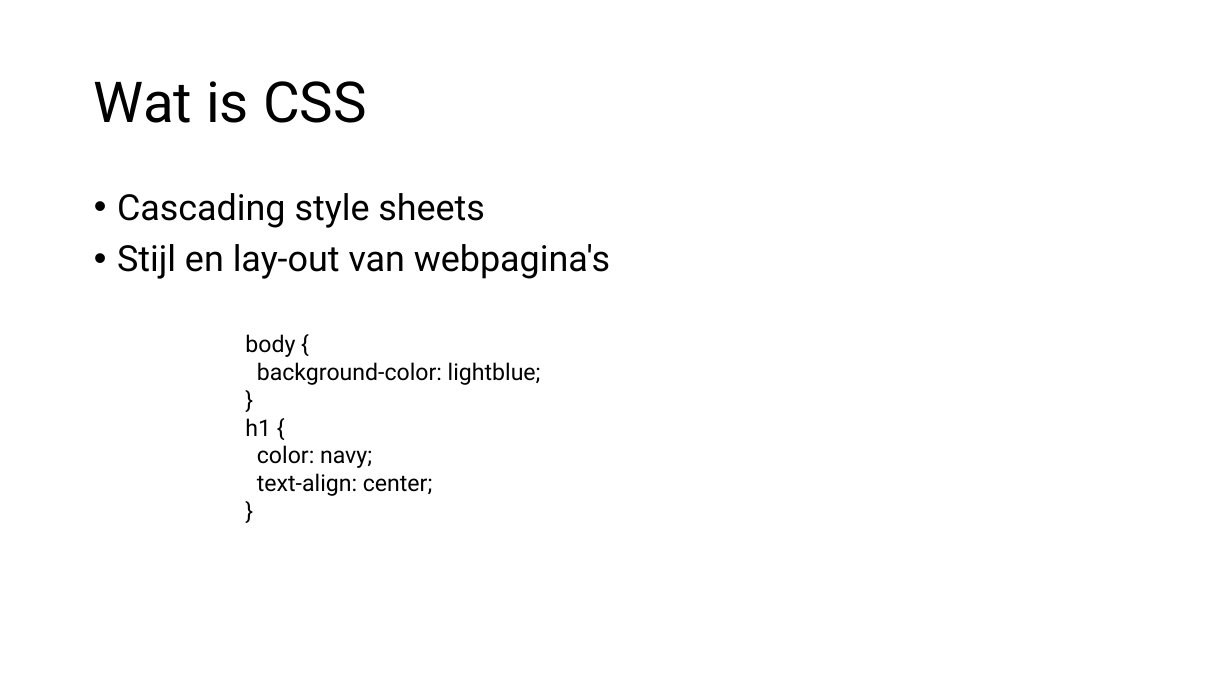
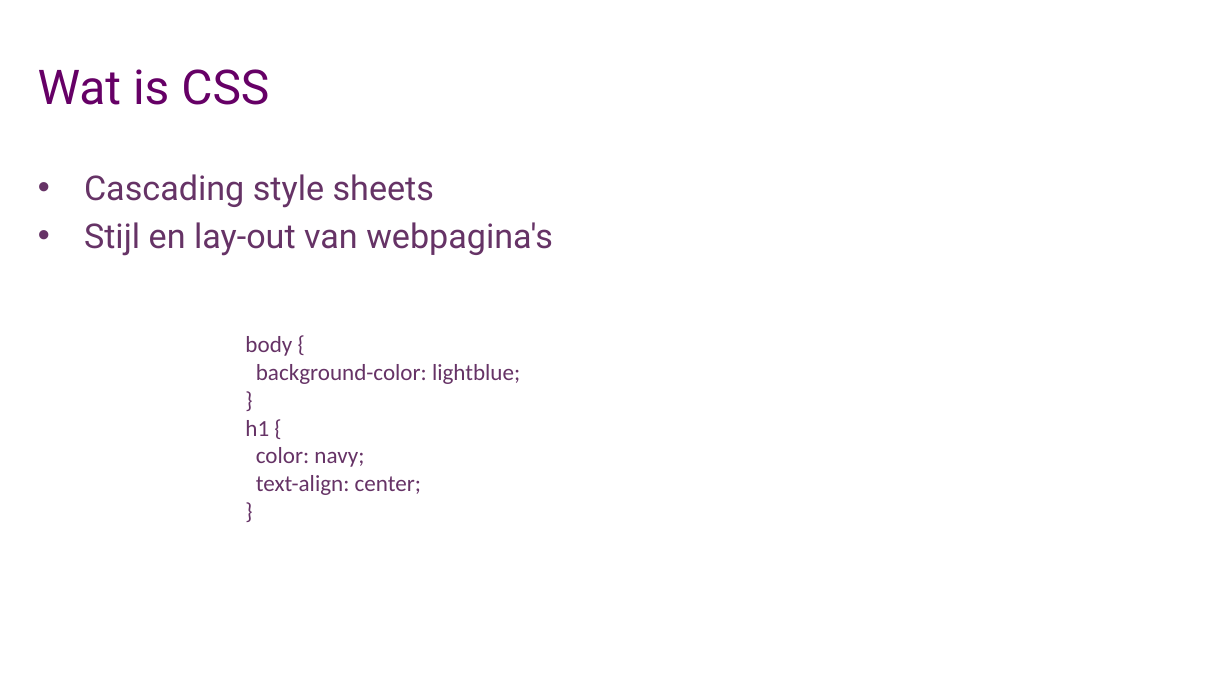
Before and after one commit to mandystoop/Webdesign, a slide deck: slide 5 of OnderzoeksframeworkHTMLCSS/HTMLCSS.pptx. Drawn at 1232x693 pixels with LibreOffice and Linux fonts; fonts in the diff are those of the drawing; background and template pictures are left out. Boxes give left, top, right and bottom in pixels: in the first picture for what was removed or moved away, otherwise in the second. Text is boxed around its words. In the diff, an @@ line names an element or a change of style, - is before the commit and + after.

```diff
--- a/OnderzoeksframeworkHTMLCSS/HTMLCSS.pptx
+++ b/OnderzoeksframeworkHTMLCSS/HTMLCSS.pptx
@@ title "Wat is CSS": place and size @@
-title "Wat is CSS" at (94, 81, 367, 123)
+title "Wat is CSS" at (38, 69, 269, 105)
@@ title "Wat is CSS" at (38, 69, 269, 105): size 44 to 37.3 pt, text colour #000000 to #660066; line spacing 0.9 to 1 @@
@@ text "Cascading style sheets": place and size @@
-text "Cascading style sheets" at (117, 193, 610, 279)
+text "Cascading style sheets" at (84, 174, 553, 256)
@@ text "Cascading style sheets" at (84, 174, 553, 256): size 28 to 26.7 pt, text colour #000000 to #663366; indent changed; line spacing 0.9 to 1; less space between paragraphs @@
@@ text "body {" at (245, 336, 520, 495): font Roboto to Calibri, text colour #000000 to #663366 @@
```
Also in this commit, not shown: 7 other slides changed, 1 other file.
